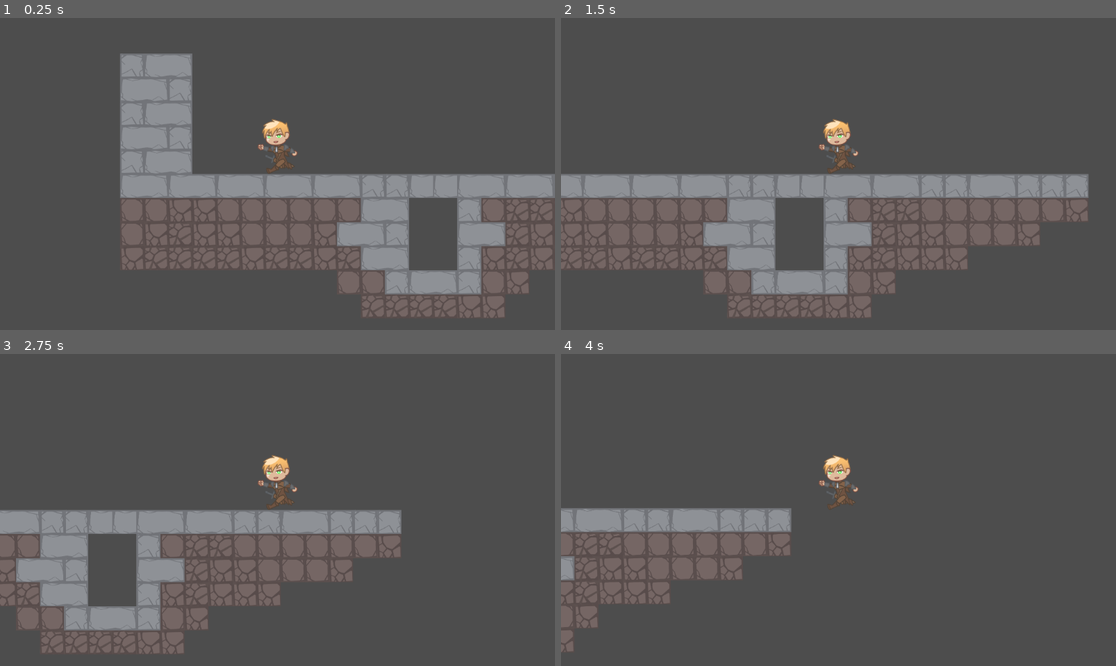
Above: before the commit, frames 1-4 (two rows, left to right).
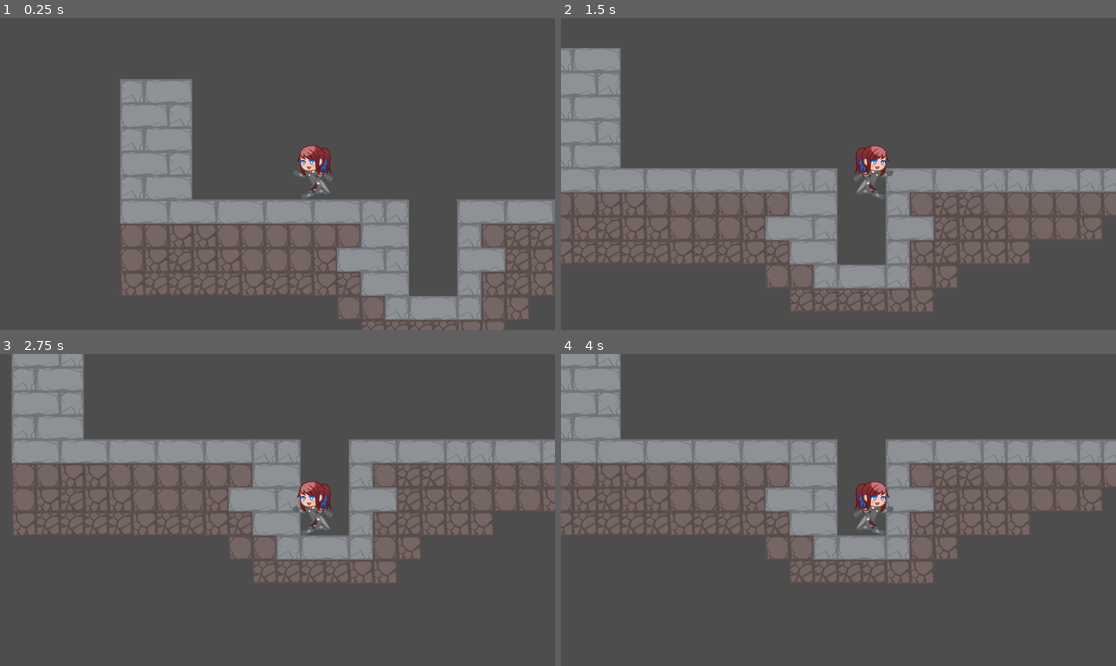
Above: after the commit, the same moments.

Repository: alexmalao/Azyrel-Godot
Game: Godot game, scene res://assets/scenes/development_scene.tscn
Same seed, same stepped clock (60 frames per second), same inputs: the game is played once before the commit and once after it.
Inputs:
- Up to frame 1 (0.25 s): no input
- Up to frame 2 (1.5 s): tap Enter at 0.5 s; hold D (move_right) from 0.53 s (still down); tap W (move_up) at 0.77 s
- Up to frame 3 (2.75 s): tap W (move_up) at 1.52 s; release D (move_right) at 2.03 s; hold A (move_left) from 2.03 s (still down)
- Up to frame 4 (4 s): release A (move_left) at 2.78 s; hold D (move_right) from 2.78 s (still down); tap W (move_up) at 3.02, 3.77 s

The runs differ from the first frame. In frame 1, 20% of the frame differs, in the area x 21-100%, y 11-100%; in frame 2, 26%; in frame 3, 38%, in the area x 0-100%, y 0-97%; in frame 4, 33%.

Commit message:
added movement data class and basic sprite flipping

Diff:
--- a/assets/characters/akyra.tscn
+++ b/assets/characters/akyra.tscn
@@ -1,6 +1,7 @@
-[gd_scene load_steps=4 format=3 uid="uid://bweevo8j74d05"]
+[gd_scene load_steps=5 format=3 uid="uid://bweevo8j74d05"]
 
 [ext_resource type="Texture2D" uid="uid://casjsb3iv188i" path="res://assets/sprites/characters/akyra/akyra_run.png" id="1_cfn25"]
+[ext_resource type="Script" path="res://assets/scripts/player/player_controller.gd" id="1_jhevo"]
 
 [sub_resource type="SpriteFrames" id="SpriteFrames_npl1s"]
 animations = [{
@@ -18,6 +19,7 @@
 
 [node name="akyra" type="CharacterBody2D"]
 collision_layer = 2
+script = ExtResource("1_jhevo")
 
 [node name="AnimatedSprite2D" type="AnimatedSprite2D" parent="."]
 position = Vector2(0, -100)
--- a/assets/scenes/development_scene.tscn
+++ b/assets/scenes/development_scene.tscn
@@ -1,7 +1,7 @@
 [gd_scene load_steps=5 format=3 uid="uid://bg3mk4eh2dt12"]
 
 [ext_resource type="Texture2D" uid="uid://ckbx7gwydao5e" path="res://assets/sprites/tilemap/dev_tilemap.png" id="1_8ev0u"]
-[ext_resource type="PackedScene" uid="uid://ch0ce8h3fk51l" path="res://assets/characters/azyrel.tscn" id="2_ct3ho"]
+[ext_resource type="PackedScene" uid="uid://bweevo8j74d05" path="res://assets/characters/akyra.tscn" id="3_w28km"]
 
 [sub_resource type="TileSetAtlasSource" id="TileSetAtlasSource_tacab"]
 texture = ExtResource("1_8ev0u")
@@ -46,10 +46,11 @@
 tile_set = SubResource("TileSet_cj0nh")
 format = 2
 layer_0/name = "GROUND"
-layer_0/tile_data = PackedInt32Array(0, 196608, 1, 1, 262144 …(1644 unchanged characters)…  3, 327687, 65536, 3, 262152, 65536, 3, 4, 196608, 1, 5, 196608, 1, 8, 196608, 1, 9, 262144, 1, 10, 65536, 1 …(287 unchanged characters)…
+layer_0/tile_data = PackedInt32Array(0, 196608, 1, 1, 262144 …(1644 unchanged characters)…  3, 327687, 65536, 3, 262152, 65536, 3, 8, 196608, 1, 9, 262144, 1, 10, 65536, 1 …(287 unchanged characters)…
 
-[node name="azyrel" parent="." instance=ExtResource("2_ct3ho")]
+[node name="akyra" parent="." instance=ExtResource("3_w28km")]
+
+[node name="Camera2D" type="Camera2D" parent="akyra"]
 position = Vector2(-146, -7)
-
-[node name="Camera2D" type="Camera2D" parent="azyrel"]
+offset = Vector2(0, -100)
 zoom = Vector2(0.5, 0.5)
--- a/assets/scripts/player/player_controller.gd
+++ b/assets/scripts/player/player_controller.gd
@@ -1,9 +1,14 @@
 extends CharacterBody2D
+
+class_name PlayerController
 
 
 const PlayerProps = preload("res://assets/scripts/player/player_props.gd")
+const PlayerMoveData = preload("res://assets/scripts/player/player_move_data.gd")
 
-var props = PlayerProps.new()
+var props: PlayerProps = PlayerProps.new()
+var move_data: PlayerMoveData
+@onready var _sprite = $AnimatedSprite2D
 
 
 # Get the gravity from the project settings to be synced with RigidBody nodes.
@@ -11,11 +16,12 @@
 
 
 func _ready():
-	pass
+	self.move_data = PlayerMoveData.new()
 
 
 func _physics_process(delta):
 	self.update_move(delta)
+	self.update_move_data(delta)
 
 
 ## Move the player horizontally.
@@ -30,9 +36,22 @@
 
 	if self.is_on_floor():
 		self.velocity = self._get_ground_move(delta, move_input)
-		print(self.velocity)
 
 	self.move_and_slide()
+
+
+## Update the movement data for the player
+func update_move_data(delta: float):
+	if self.is_on_floor():
+		self.move_data.update_direction(self.velocity.x)
+	self._update_state()
+
+
+## Update the character sprite
+func _update_state():
+	if self.is_on_floor():
+		_sprite.flip_h = self.move_data.facing_right
+
 
 
 ## Get the velocity vector for grounded movement
--- /dev/null
+++ b/assets/scripts/player/player_move_data.gd
@@ -0,0 +1,21 @@
+extends Node
+
+class_name PlayerMoveData
+
+
+const JUMPS: int = 1
+
+@export var facing_right: bool = false
+
+
+# Called when the node enters the scene tree for the first time.
+func _ready():
+	pass # Replace with function body.
+
+
+## Update the character's facing direction.
+func update_direction(x_vel: float):
+	if x_vel > 0.001:
+		self.facing_right = true
+	if x_vel < -0.001:
+		self.facing_right = false
--- a/assets/scripts/player/player_props.gd
+++ b/assets/scripts/player/player_props.gd
@@ -3,20 +3,18 @@
 class_name PlayerProps
 
 
-@export var GROUND_ACCEL: float = 750.0
-@export var MIN_GROUND_SPEED: float = 500.0
-@export var MAX_GROUND_SPEED: float = 1250.0
+const GROUND_ACCEL: float = 750.0
+const MIN_GROUND_SPEED: float = 500.0
+const MAX_GROUND_SPEED: float = 1250.0
 
 # speed epnalty for being faster than max ground speed
-@export var GROUND_SPEED_PENALTY: float = 250.0
+const GROUND_SPEED_PENALTY: float = 250.0
 # fraction of velocity retained each second while grounded
-@export var TRACTION = 0.04
+const TRACTION = 0.04
 # speed at which player will default stop while grounded
-@export var STOP_SPEED = 100.0
+const STOP_SPEED = 100.0
 
-
-@export var JUMP_VELOCITY: float = 1750.0
-
+const JUMP_VELOCITY: float = 1750.0
 
 
 # Called when the node enters the scene tree for the first time.
--- a/project.godot
+++ b/project.godot
@@ -62,3 +62,8 @@
 
 2d_physics/layer_1="GROUND"
 2d_physics/layer_2="Player"
+
+[physics]
+
+3d/default_gravity=980.0
+2d/default_gravity=2500.0
